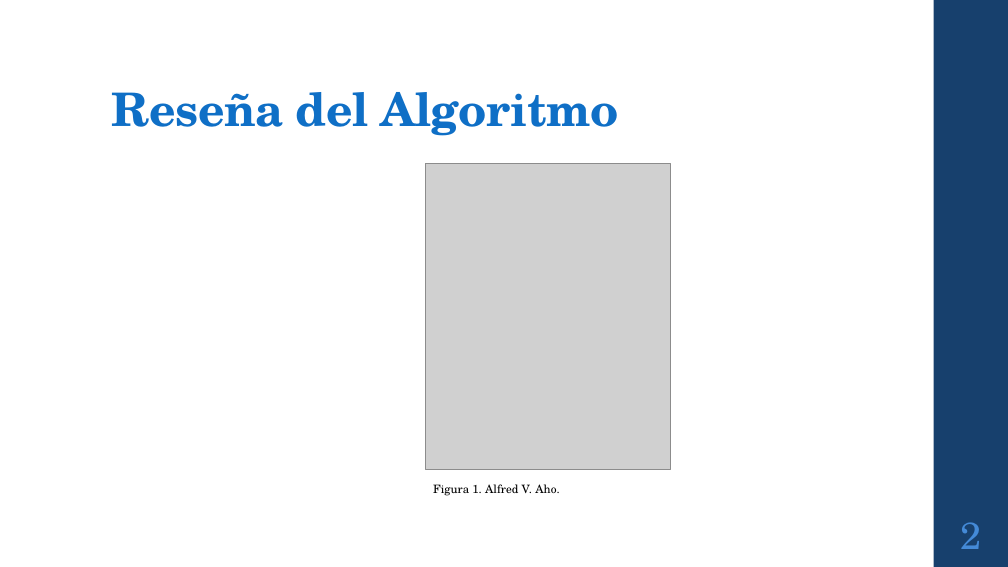
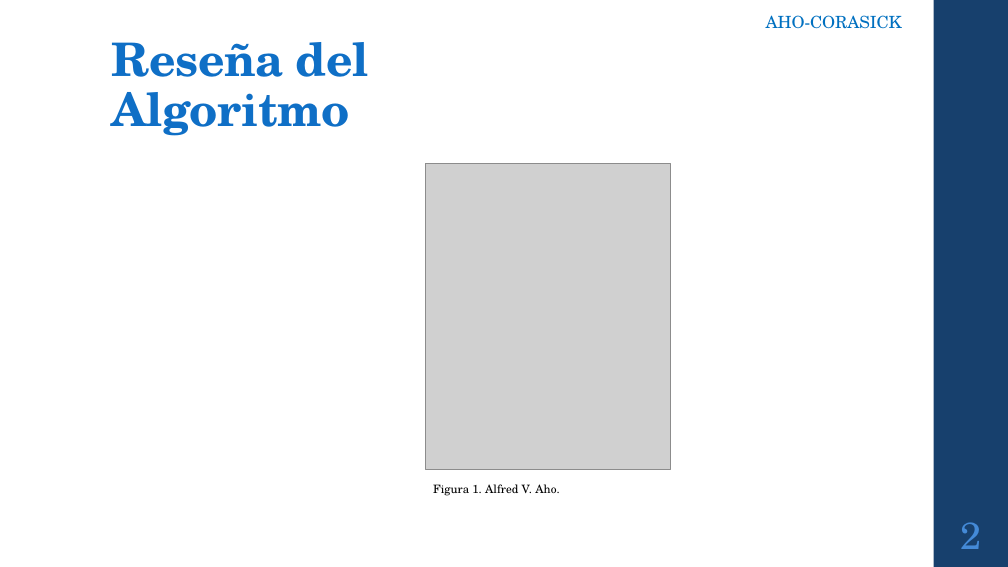
Before and after one commit to CursosIE/IE-0217-III-16-G1, a slide deck: slide 2 of Proyecto/proyectoFinal.pptx. Drawn at 1008x567 pixels with LibreOffice and Linux fonts; fonts in the diff are those of the drawing; grey boxes stand for pictures. Boxes give left, top, right and bottom in pixels: in the first picture for what was removed or moved away, otherwise in the second. Text is boxed around its words. In the diff, an @@ line names an element or a change of style, - is before the commit and + after.

```diff
--- a/Proyecto/proyectoFinal.pptx
+++ b/Proyecto/proyectoFinal.pptx
@@ title "Reseña del Algoritmo" rewrapped from (x1=112, y1=92, x2=619, y2=136) to (x1=112, y1=42, x2=369, y2=136) @@
@@ text added at (x1=766, y1=15, x2=902, y2=29), 16 pt, text #0070C0 @@
+AHO-CORASICK
```
Also in this commit, not shown: 8 other slides changed, 12 slides added, 12 slides removed.
